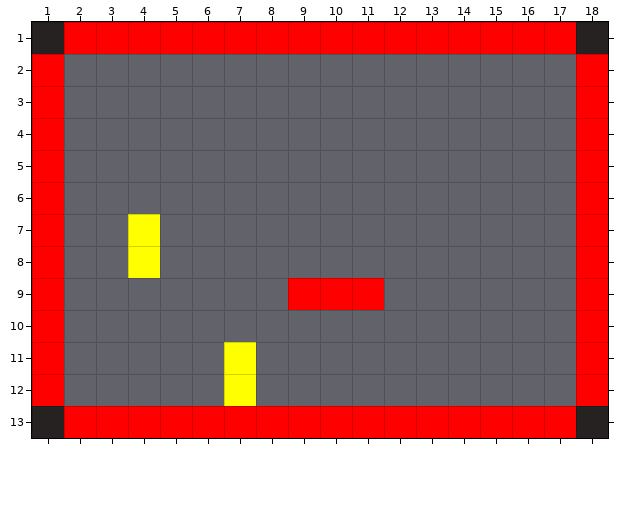
An edit to a level. Tiled map (JSON), tiled/test.json. That is the earlier state.
Cells are 32x32 px. Shown: x 1..18, y 1..13.
Once edited:
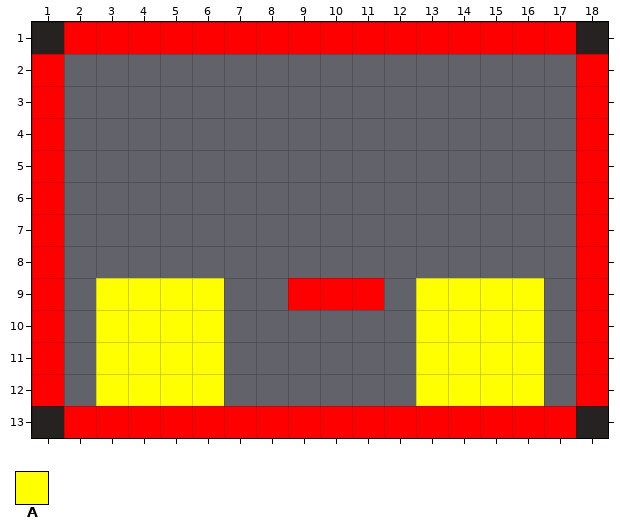
Key: from "bounds": A 3.
Objects are placed by their top-left corner, in cells (3,4 is the top-left corner of cell 3,4); size is 1x1 cell unless given.
What changed:
Layer "events/spawn-player":
changed: A at 4,7 size 1x2 -> A at 3,9 size 4x4
Layer "events/spawn-placeholder":
changed: A at 7,11 size 1x2 -> A at 13,9 size 4x4
